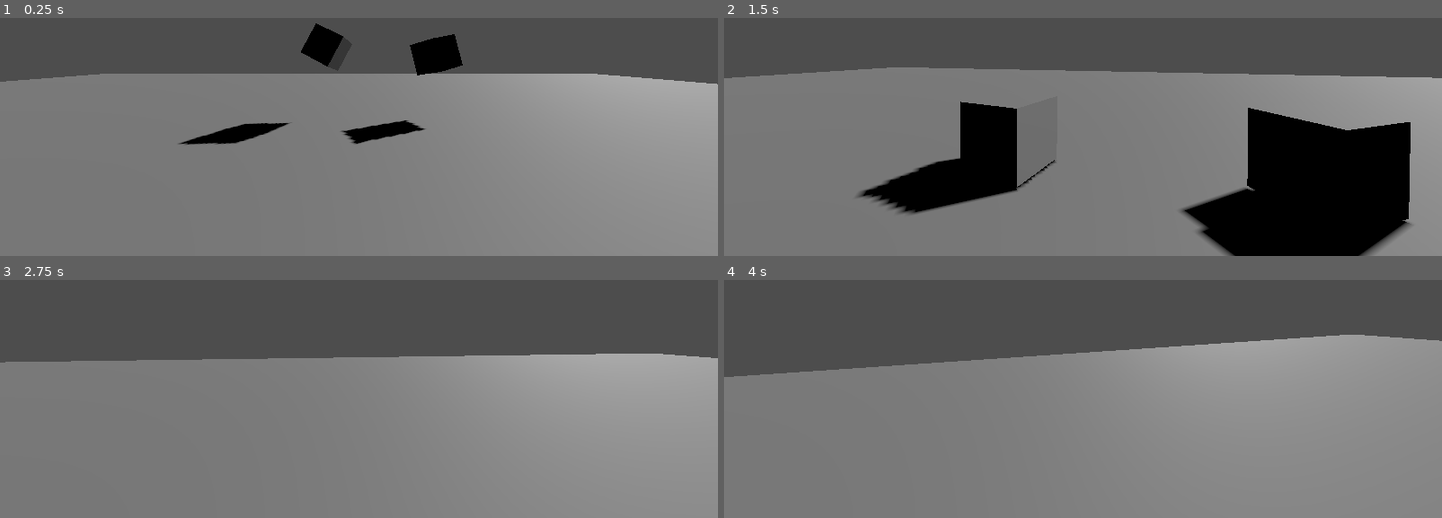
Above: before the commit, frames 1-4 (two rows, left to right).
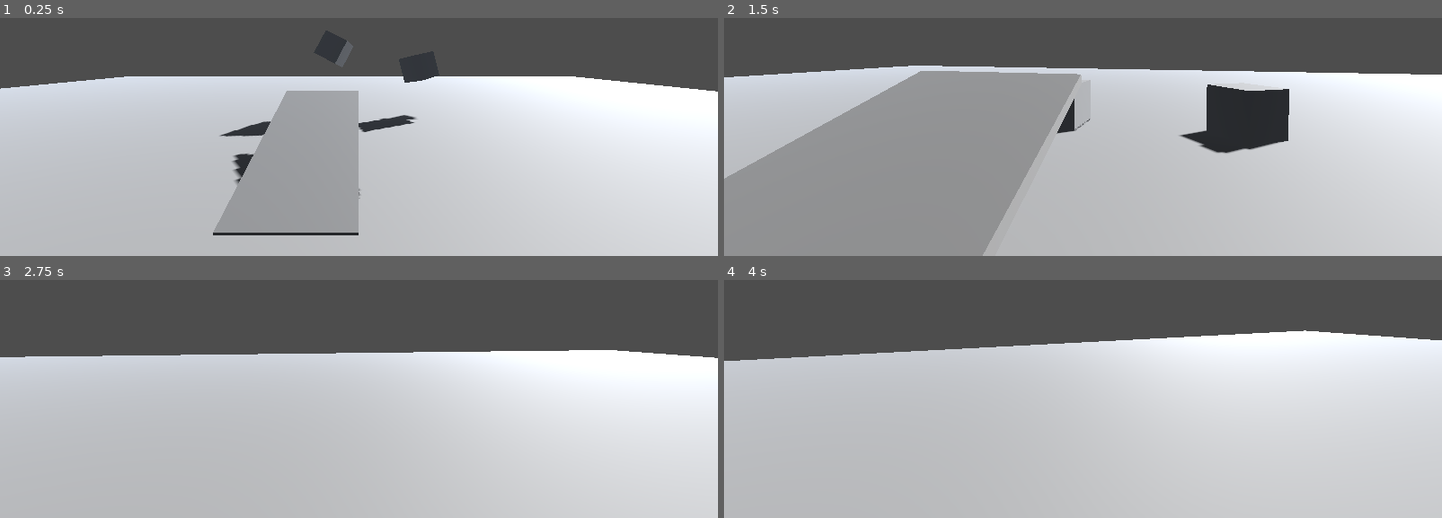
Above: after the commit, the same moments.

Repository: zenonet/GodotFirstPersonController
Game: Godot game, scene res://env.tscn
The game is run twice, just before and just after one commit, with the same random seed, the same clock (stepped at 60 frames per second) and the same inputs.
Inputs (mouse positions are in pixels of both pictures, inside the frame that each line leads up to):
- Up to frame 1 (0.25 s): no input
- Up to frame 2 (1.5 s): tap Enter (ui_accept) at 0.5, 0.77 s; move the mouse to (1118, 53) at 0.52 s; hold W (forward) from 0.53 s (still down); click (1118, 53) at 0.6 s; move the mouse to (1047, 56) at 1.27 s; tap Shift (sprint) at 1.35 s
- Up to frame 3 (2.75 s): keep holding W (forward); tap Enter (ui_accept) at 1.52 s; click (323, 318) at 1.55 s; move the mouse to (373, 308) at 2.02 s; click (373, 308) at 2.1 s
- Up to frame 4 (4 s): keep holding W (forward); move the mouse to (1075, 322) at 2.77 s; click (1075, 322) at 2.85 s; tap Enter (ui_accept) at 3.02, 3.77 s; move the mouse to (1133, 320) at 3.52 s; hold Shift (sprint) from 3.53 s (still down); click (1133, 320) at 3.8 s

The runs differ from the first frame. In frame 1, 78% of the frame differs, in the area x 0-100%, y 2-100%; in frame 2, 78%, in the area x 0-100%, y 20-100%; in frame 3, 69%; in frame 4, 73%.

Commit message:
Made graphics look decent and added ability to pick up objects

Diff:
--- a/FirstPersonController.gd
+++ b/FirstPersonController.gd
@@ -4,6 +4,9 @@
 const SPEED = 5.0
 const SPRINT_SPEED = 7.0
 const JUMP_VELOCITY = 4.5
+
+@onready var raycast = $"Camera/RayCast"
+var pickupObj = null
 
 # Get the gravity from the project settings to be synced with RigidBody nodes.
 var gravity = ProjectSettings.get_setting("physics/3d/default_gravity")
@@ -25,7 +28,26 @@
 	if $Camera.rotation_degrees.x+x>-50 and $Camera.rotation_degrees.x+x<50:
 		$Camera.rotation_degrees.x += x
 
+func pickup(obj):
+	pickupObj = obj
+	pickupObj.freeze = true
+	pickupObj.reparent($Camera)
+
+func let_go():
+	pickupObj.freeze = false
+	pickupObj.reparent(get_parent())
+	pickupObj = null
+
 func _physics_process(delta):
+
+	if Input.is_action_just_pressed("pickup"):
+		if pickupObj == null and raycast.is_colliding():
+			pickup(raycast.get_collider())
+		else:
+			if pickupObj != null:
+				let_go()
+
+
 	# Add the gravity.
 	if not is_on_floor():
 		velocity.y -= gravity * delta
--- a/Player.tscn
+++ b/Player.tscn
@@ -18,3 +18,8 @@
 
 [node name="Camera" type="Camera3D" parent="."]
 transform = Transform3D(1, 0, 0, 0, 1, 0, 0, 0, 1, 0, 0.714844, 0)
+
+[node name="RayCast" type="RayCast3D" parent="Camera"]
+transform = Transform3D(1, 0, 0, 0, -4.37114e-08, -1, 0, 1, -4.37114e-08, 0, 0, 0)
+exclude_parent = false
+target_position = Vector3(0, -1.8, 0)
--- a/env.tscn
+++ b/env.tscn
@@ -1,13 +1,30 @@
-[gd_scene load_steps=4 format=3 uid="uid://bje17gilswvhq"]
+[gd_scene load_steps=7 format=3 uid="uid://bje17gilswvhq"]
 
 [ext_resource type="PackedScene" uid="uid://dgdkt1n2tre1x" path="res://Player.tscn" id="1_r5ank"]
 
+[sub_resource type="Environment" id="Environment_qi11d"]
+tonemap_mode = 3
+ssr_enabled = true
+ssao_enabled = true
+sdfgi_enabled = true
+fog_enabled = true
+volumetric_fog_enabled = true
+volumetric_fog_density = 0.0169
+volumetric_fog_sky_affect = 0.073
+
+[sub_resource type="CameraAttributesPractical" id="CameraAttributesPractical_p6yrt"]
+
+[sub_resource type="BoxShape3D" id="BoxShape3D_7errm"]
+size = Vector3(50, 0.1, 50)
+
 [sub_resource type="BoxShape3D" id="BoxShape3D_2em1h"]
-size = Vector3(49.1478, 1, 49.1952)
+size = Vector3(1.99398, 0.144775, 4.07937)
 
 [sub_resource type="BoxShape3D" id="BoxShape3D_avjgq"]
 
-[node name="Node3D" type="Node3D"]
+[node name="Node3D" type="WorldEnvironment"]
+environment = SubResource("Environment_qi11d")
+camera_attributes = SubResource("CameraAttributesPractical_p6yrt")
 
 [node name="Ground" type="StaticBody3D" parent="."]
 
@@ -15,16 +32,28 @@
 transform = Transform3D(50, 0, 0, 0, 0.1, 0, 0, 0, 50, 0, 0, 0)
 
 [node name="CollisionShape3D" type="CollisionShape3D" parent="Ground"]
-transform = Transform3D(1, 0, 0, 0, 1, 0, 0, 0, 1, -0.337219, -0.402691, -0.12262)
+transform = Transform3D(1, 0, 0, 0, 1, 0, 0, 0, 1, -0.337219, -0.00132716, -0.12262)
+shape = SubResource("BoxShape3D_7errm")
+
+[node name="Ground2" type="StaticBody3D" parent="."]
+transform = Transform3D(1, 0, 0, 0, 0.932084, -0.362243, 0, 0.362243, 0.932084, 0, 0.402152, 0)
+
+[node name="CSGBox3D" type="CSGBox3D" parent="Ground2"]
+transform = Transform3D(2, 0, 0, 0, 0.0999999, 5.96046e-07, 0, -2.6077e-08, 1.99999, 0, 0, -0.987305)
+size = Vector3(1, 1, 1.9873)
+
+[node name="CollisionShape3D" type="CollisionShape3D" parent="Ground2"]
+transform = Transform3D(1, 0, 0, 0, 0.999997, 2.98023e-07, 0, -2.98023e-07, 0.999997, -0.0221177, 0.0012401, -0.938933)
 shape = SubResource("BoxShape3D_2em1h")
 
 [node name="RigidBody3D" type="RigidBody3D" parent="."]
-transform = Transform3D(0.855009, 0.464836, -0.22997, -0.431501, 0.883613, 0.181753, 0.28769, -0.0561684, 0.956075, 0, 2.52463, -6.1552)
+transform = Transform3D(0.855009, 0.464836, -0.22997, -0.431501, 0.883613, 0.181753, 0.28769, -0.0561684, 0.956075, 0, 3.02492, -6.1552)
 
 [node name="CollisionShape3D" type="CollisionShape3D" parent="RigidBody3D"]
 shape = SubResource("BoxShape3D_avjgq")
 
 [node name="CSGBox3D" type="CSGBox3D" parent="RigidBody3D"]
+transform = Transform3D(1, 2.6077e-08, 0, 1.86265e-08, 1, 3.72529e-09, 0, 7.45058e-09, 1, 0, 0, 0)
 
 [node name="RigidBody3D2" type="RigidBody3D" parent="."]
 transform = Transform3D(0.510956, 0.8285, -0.229154, 0.173331, 0.161803, 0.971481, 0.84195, -0.536103, -0.0609305, 3.43172, 2.29748, -6.1552)
@@ -35,8 +64,13 @@
 [node name="CSGBox3D" type="CSGBox3D" parent="RigidBody3D2"]
 
 [node name="DirectionalLight3D" type="DirectionalLight3D" parent="."]
-transform = Transform3D(0.635459, 0.482046, 0.603179, -2.30533e-08, -0.781183, 0.624302, 0.772135, -0.396718, -0.496409, 0, 4.98899, 0)
+transform = Transform3D(0.635459, 0.482046, 0.603179, -2.30533e-08, -0.781183, 0.624302, 0.772135, -0.396718, -0.49641, 0, 4.98899, 0)
 shadow_enabled = true
+shadow_bias = 0.0
+shadow_normal_bias = 5.885
 
 [node name="Player" parent="." instance=ExtResource("1_r5ank")]
-transform = Transform3D(1, 0, 0, 0, 1, 0, 0, 0, 1, 1, 1.64735, 2.179)
+transform = Transform3D(1, 0, 0, 0, 1, 0, 0, 0, 1, 1, 2.14376, 4.54562)
+
+[node name="FogVolume" type="FogVolume" parent="."]
+transform = Transform3D(0.635459, 0.482046, 0.603179, -2.30533e-08, -0.781183, 0.624302, 0.772135, -0.396718, -0.496409, 0.983994, 4.98899, 0)
--- a/project.godot
+++ b/project.godot
@@ -47,10 +47,14 @@
 "events": [Object(InputEventKey,"resource_local_to_scene":false,"resource_name":"","device":-1,"window_id":0,"alt_press …(182 unchanged characters)…
 ]
 }
+pickup={
+"deadzone": 0.5,
+"events": [Object(InputEventMouseButton,"resource_local_to_scene":false,"resource_name":"","device":-1,"window_id":0,"alt_pressed":false,"shift_pressed":false,"ctrl_pressed":false,"meta_pressed":false,"button_mask":1,"position":Vector2(100, 29),"global_position":Vector2(106, 91),"factor":1.0,"button_index":1,"canceled":false,"pressed":true,"double_click":false,"script":null)
+]
+}
 
 [rendering]
 
-renderer/rendering_method="mobile"
 lights_and_shadows/directional_shadow/size=16384
 lights_and_shadows/directional_shadow/soft_shadow_filter_quality=5
 lights_and_shadows/positional_shadow/atlas_size=16384
Not shown, added: .gitignore
